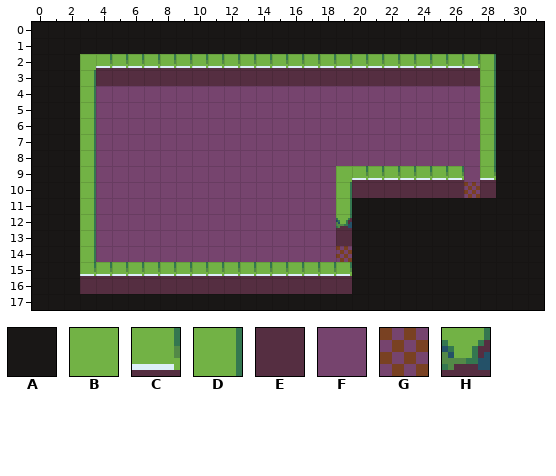
One commit to this Tiled map: MonoGameWindowsStarter/Content/Maps/Room_5_-+-+.tmx. That is the earlier state.
Cells are 8x8 px. Shown: x 0..31, y 0..17.
Key: from "DungeonTileSet": A 0, B 1, C 2, D 3, E 4, F 15, G 21, H 53.
_ is an empty cell, # one hidden under a higher layer.
Layer "Background" before, first column x 0:
 0 AAAAAAAAAAAAAAAAAAAAAAAAAAAAAAAA
 1 AAAAAAAAAAAAAAAAAAAAAAAAAAAAAAAA
 2 AAABCCCCCCCCCCCCCCCCCCCCCCCCDAAA
 3 AAADEEEEEEEEEEEEEEEEEEEEEEEEDAAA
 4 AAADFFFFFFFFFFFFFFFFFFFFFFFFDAAA
 5 AAADFFFFFFFFFFFFFFFFFFFFFFFFDAAA
 6 AAADFFFFFFFFFFFFFFFFFFFFFFFFDAAA
 7 AAADFFFFFFFFFFFFFFFFFFFFFFFFDAAA
 8 AAADFFFFFFFFFFFFFFFFFFFFFFFFDAAA
 9 AAADFFFFFFFFFFFFFFF________FCAAA
10 AAADFFFFFFFFFFFFFFFDEEEEEEEGEAAA
11 AAADFFFFFFFFFFFFFFFDAAAAAAAAAAAA
12 AAADFFFFFFFFFFFFFFFHAAAAAAAAAAAA
13 AAADFFFFFFFFFFFFFFFEAAAAAAAAAAAA
14 AAADFFFFFFFFFFFFFFFGAAAAAAAAAAAA
15 AAA_________________AAAAAAAAAAAA
16 AAAEEEEEEEEEEEEEEEEEAAAAAAAAAAAA
17 AAAAAAAAAAAAAAAAAAAAAAAAAAAAAAAA
Layer "Foreground" before, first column x 0:
 0 ________________________________
 1 ________________________________
 2 ________________________________
 3 ________________________________
 4 ________________________________
 5 ________________________________
 6 ________________________________
 7 ________________________________
 8 ________________________________
 9 ___________________BCCCCCCC_____
10 ________________________________
11 ________________________________
12 ________________________________
13 ________________________________
14 ________________________________
15 ___CCCCCCCCCCCCCCCCC____________
16 ________________________________
17 ________________________________
After:
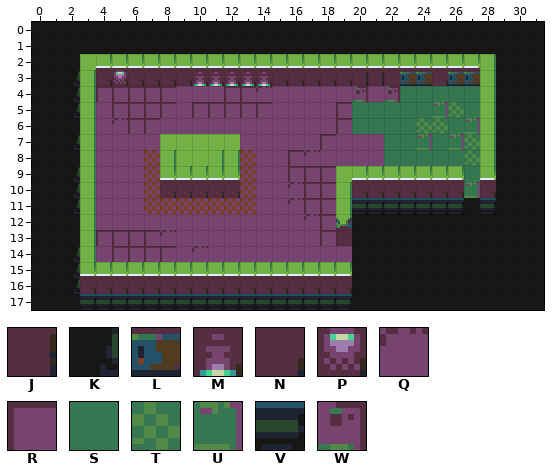
Further tiles: from "DungeonTileSet": J 5, K 7, L 10, M 12, N 13, P 14, Q 16, R 17, S 18, T 22, U 23, V 46, W 54.
Changes in this commit:
Changed rows in their new state; . is an unchanged cell.
Layer "Background":
first column x 2:
 3 K.NPNNNNMMMMMNNNNNJJ.LLNLL.
 4 K.RRRRR...RRQ.....W.WSSSSS.
 5 K..RRRR.RRRRR....RSSSSSUTS.
 6 ...QRR...........RSSSSTTSU.
 7 K.....#####.....R...SSUSUT.
 8 .....G.....G..RQ....SSSSST.
 9 K....G.....G..RRR........S.
10 K....GNNNNNG..QRR.NNNNNNNUN
11 K....GGGGGGG..QRR.VVVVVVV.V
12 ...............QR..........
13 ..RRRRQ.........R..........
14 K..RRRR.Q........F.........
15 K..........................
16 KNNNNNNNNNNNNNNNNN.........
17 .VVVVVVVVVVVVVVVVV.........
Layer "Foreground":
first column x 8:
 7 BBBBB
 8 DBBDD
 9 CCCCC
Boxes around the changes in both pictures, in picture pixels (x1, y1, x2, y2):
changed: (74, 70, 496, 310)
